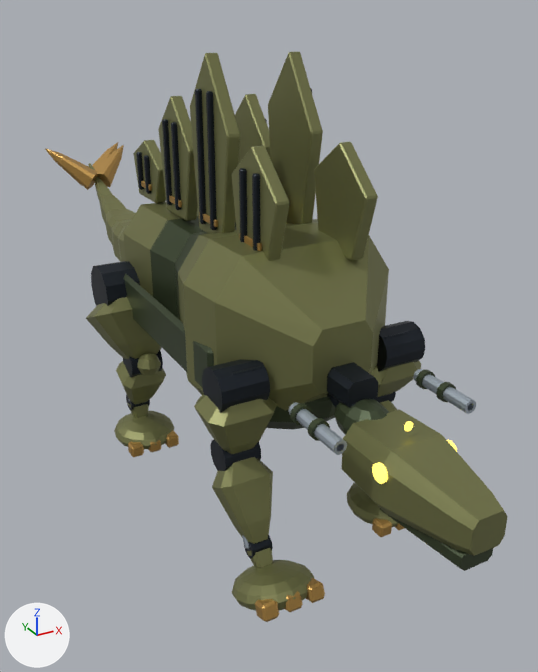
The Blender file out/mech_reference/m06/m06.blend, before and after one commit.
Both versions are drawn from a 50 mm camera at (-3.58, -7.01, 5.1) aimed at (0.54, 0.49, 1.36). Lighting does not change. The marker at lower left points along +X, +Y and +Z. The first picture is the older version. Both versions are drawn at frame 9 of the action 'm06:run:leg_FR'; the numbers are the values there.

In view in the first picture: 'Animal flank armor panel', 'Domed separate stegosaur thorax', 'Eight pentagonal launch backplates.002', 'Eight pentagonal launch backplates.003', 'Eight pentagonal launch backplates.006', 'Eight pentagonal launch backplates.007', 'Elephantine foot armor.001', 'Humerus anatomical armor.001', 'Humerus hinge.001', 'Long low herbivore skull', 'Radius ulna anatomical armor.001', 'Separate stegosaur lumbar waist' and 64 more.
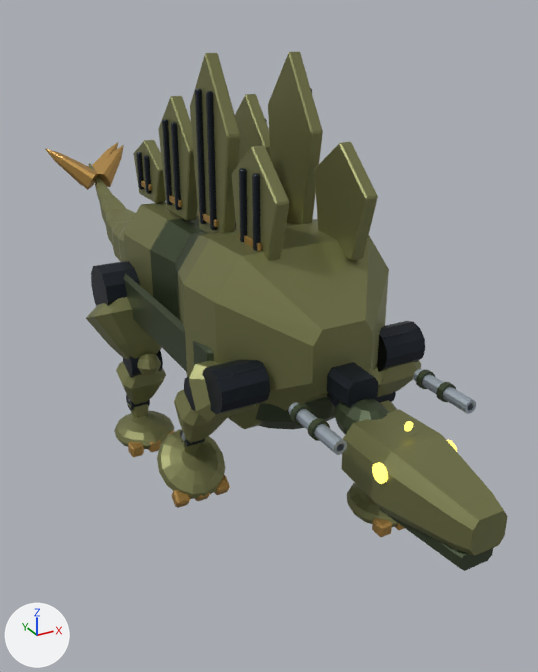
ob_leg_fr is not drawn itself; it is the parent of ob_leg_fr_0, ob_humerus_load_rod_001, ob_humerus_anatomical_armor_001, ob_humerus_hinge_001.

What differs and where, as boxes (x1, y1, x2, y2) in the pictures (538 x 672 px):
'Elephantine foot armor.001', turned: before (232, 560, 314, 611); after (157, 429, 226, 499)
'Radius ulna anatomical armor.001', turned: before (212, 457, 273, 544); after (174, 389, 227, 443)
'Humerus anatomical armor.001', turned: before (194, 394, 277, 454); after (189, 361, 256, 421)
'Humerus hinge.001', turned: before (202, 359, 270, 412); after (203, 360, 270, 415)
'Radius ulna hinge.001', turned: before (210, 440, 261, 471); after (184, 376, 196, 410)
'Foot nail.003', turned: before (255, 599, 279, 622); after (171, 490, 191, 508)
'Foot nail.005', turned: before (306, 578, 325, 603); after (214, 475, 230, 495)
'Metacarpal anatomical armor.001', turned: before (247, 548, 273, 568); after (181, 438, 201, 453)
'Metacarpal hinge.001', turned: before (244, 535, 273, 558); after (180, 430, 205, 447)
'Foot nail.004', turned: before (284, 591, 303, 612); after (195, 493, 210, 501)
'Radius ulna paired load rod.002', turned: before (242, 535, 249, 549); after (181, 433, 186, 441)

Edits to the bpy script that builds the scene:
```text
Change ob_leg_fr:
    ob_leg_fr.rotation_euler: (-0.38, 0.0, 0.0) -> (0.658, 0.0, 0.0)  # degrees (-22, 0, 0) -> degrees (38, 0, 0)
```
